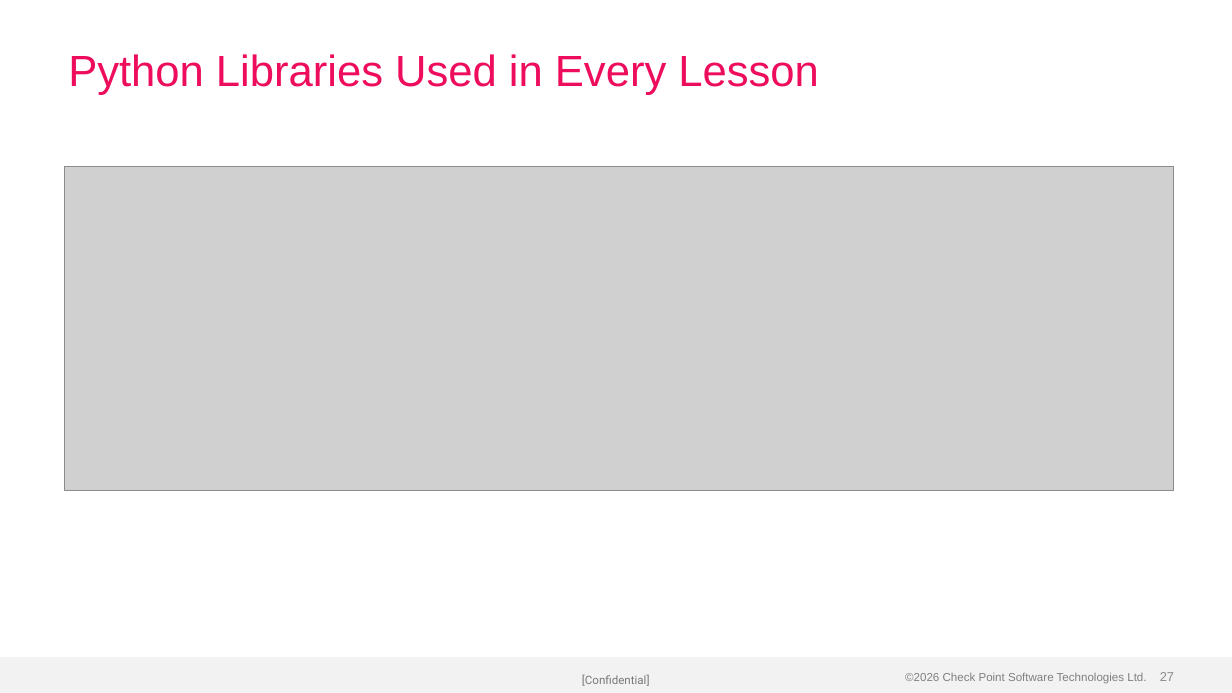
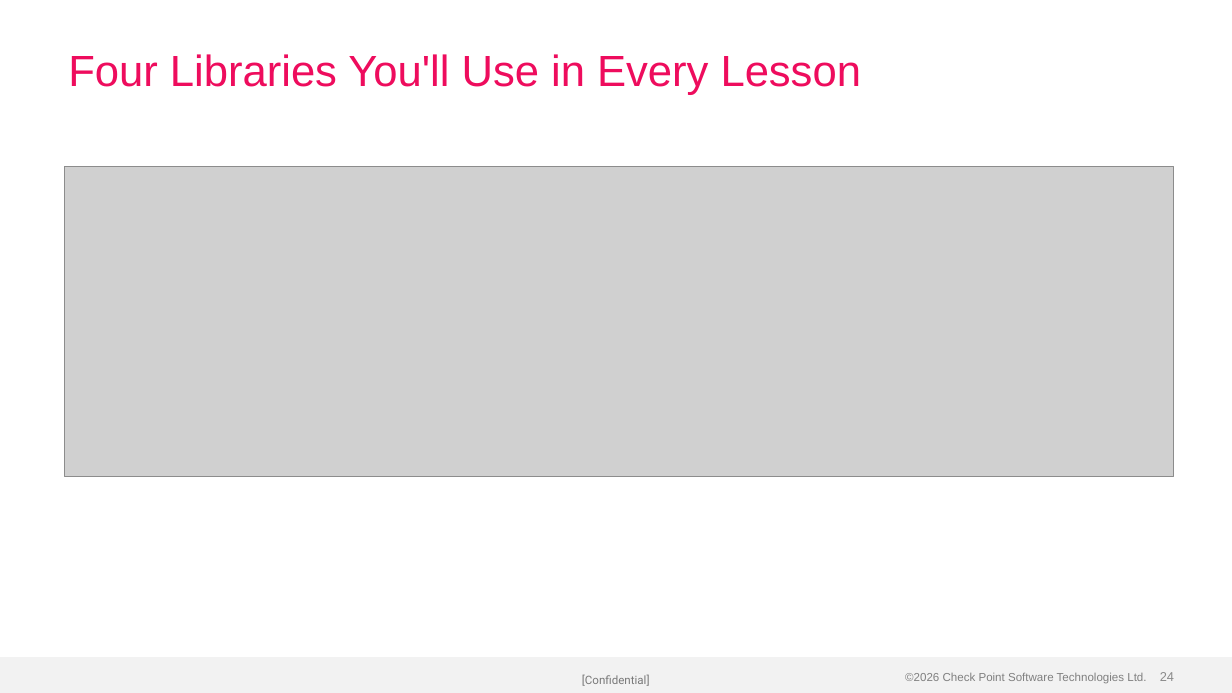
Before and after one commit to alshawwaf/ai-basic-training, a slide deck: slide 24 of stage1_classic_ml/01_what_is_ml/Lecture-1-What-is-ML.pptx (slide 27 before the commit). Drawn at 1232x693 pixels with LibreOffice and Linux fonts; fonts in the diff are those of the drawing; grey boxes stand for pictures; background and template pictures are left out. Boxes give left, top, right and bottom in pixels: in the first picture for what was removed or moved away, otherwise in the second. Text is boxed around its words. In the diff, an @@ line names an element or a change of style, - is before the commit and + after.

Commit message:
Rebuild Lecture 1 with cleaner structure and professional visuals
Reorganised from 9 fragmented sections (32 slides) to 6 focused
sections (28 slides) with a clear narrative arc. Improved image
quality with consistent colour palette, better layout variety,
and tighter content per slide.

```diff
--- a/stage1_classic_ml/01_what_is_ml/Lecture-1-What-is-ML.pptx
+++ b/stage1_classic_ml/01_what_is_ml/Lecture-1-What-is-ML.pptx
@@ title at (68,54,861,95): text changed @@
-Python Libraries Used in Every Lesson
+Four Libraries You'll Use in Every Lesson
@@ picture: place and size @@
-picture at (65,166,1174,491)
+picture at (65,166,1174,477)
@@ page number at (1160,672,1174,681): text changed @@
-27
+24
```
Also in this commit, not shown: 20 other slides changed, 4 slides added, 8 slides removed.
